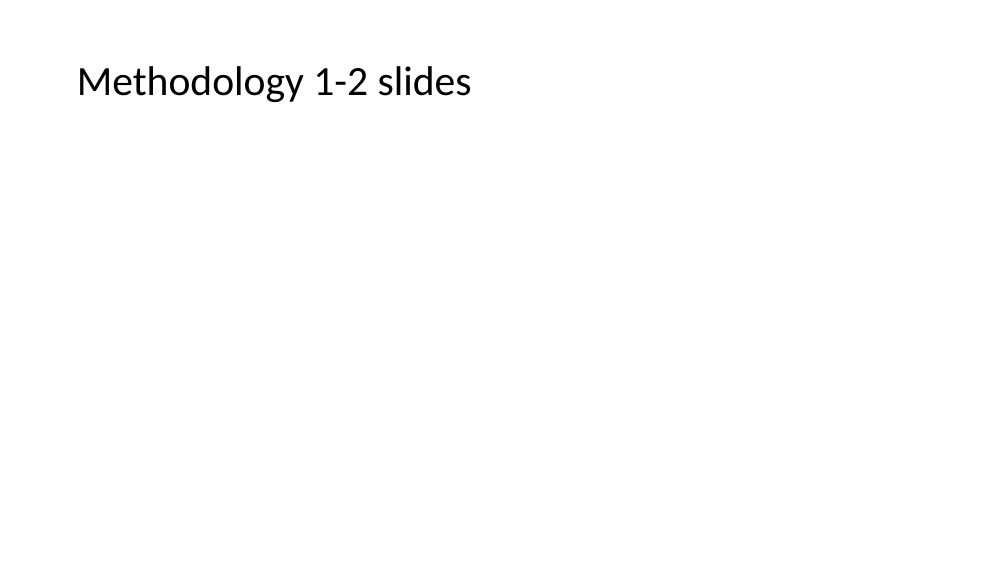
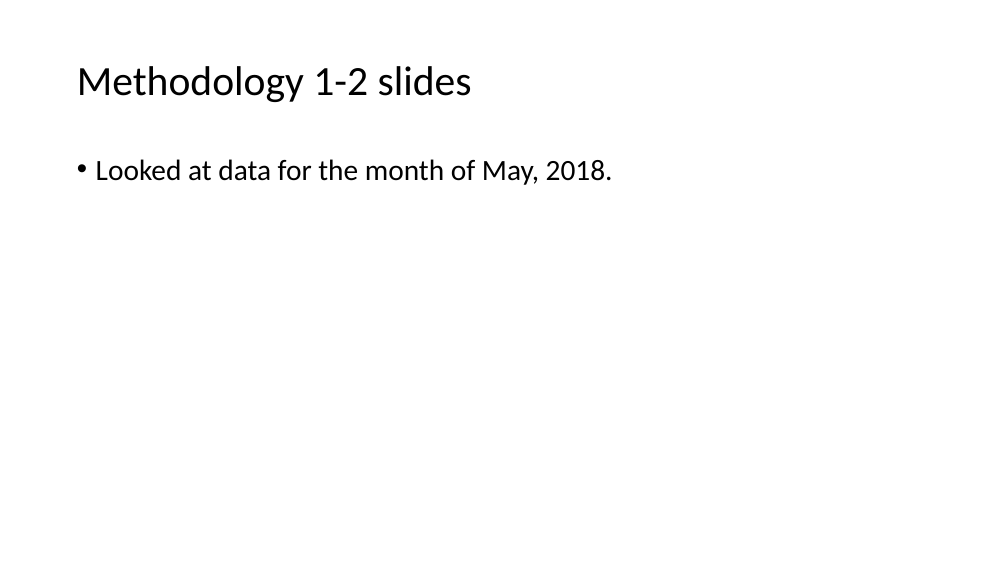
Before and after one commit to max-clarke/chi19_ds9_project_benson, a slide deck: slide 4 of presentation/mta_presentation_Clarke_Stephen_Barry.pptx. Drawn at 1008x567 pixels with LibreOffice and Linux fonts; fonts in the diff are those of the drawing. Boxes give left, top, right and bottom in pixels: in the first picture for what was removed or moved away, otherwise in the second. Text is boxed around its words. In the diff, an @@ line names an element or a change of style, - is before the commit and + after.

```diff
--- a/presentation/mta_presentation_Clarke_Stephen_Barry.pptx
+++ b/presentation/mta_presentation_Clarke_Stephen_Barry.pptx
@@ text added at box(96, 159, 613, 185), 28 pt, text #000000 @@
+• Looked at data for the month of May, 2018.
```
Also in this commit, not shown: 1 other slide changed.
